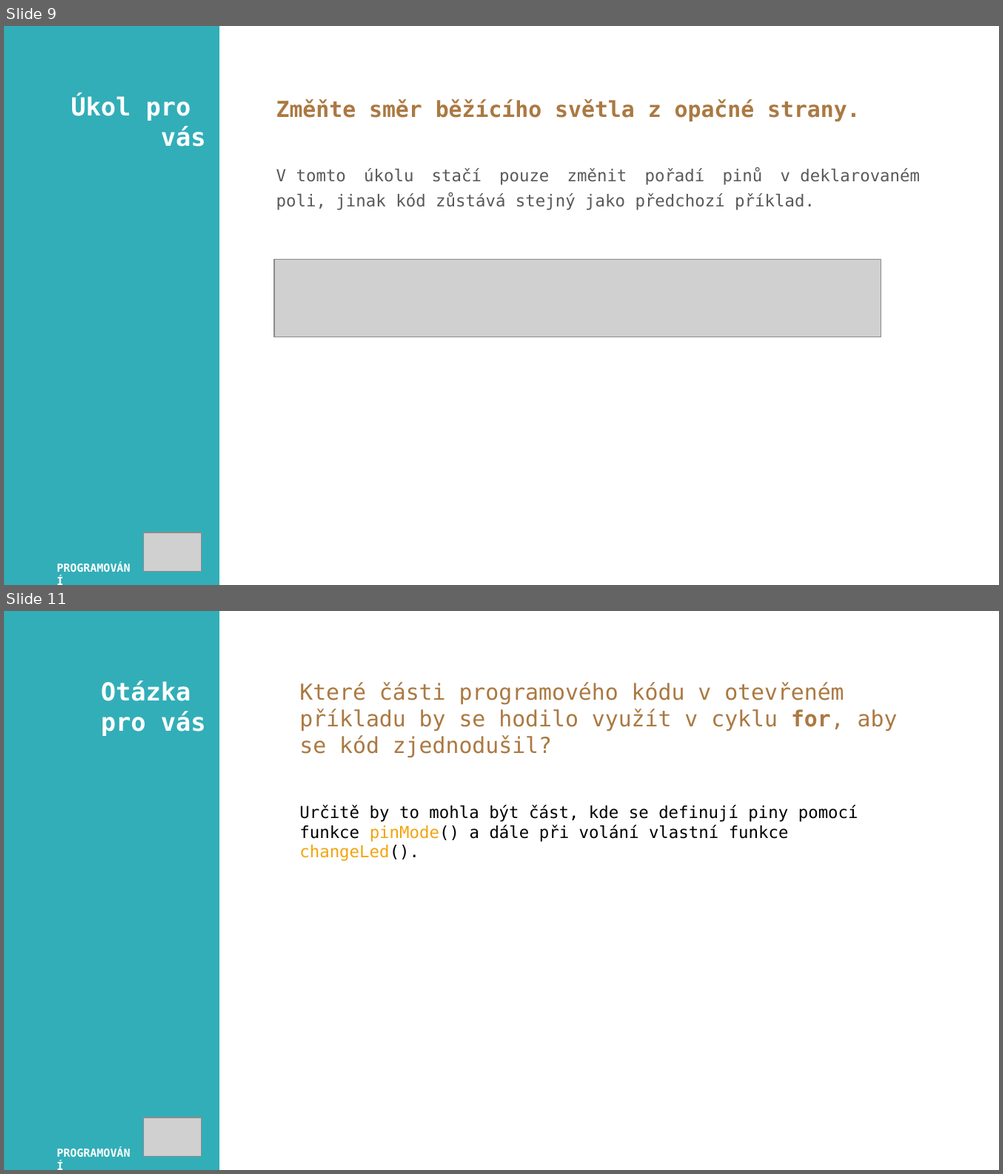
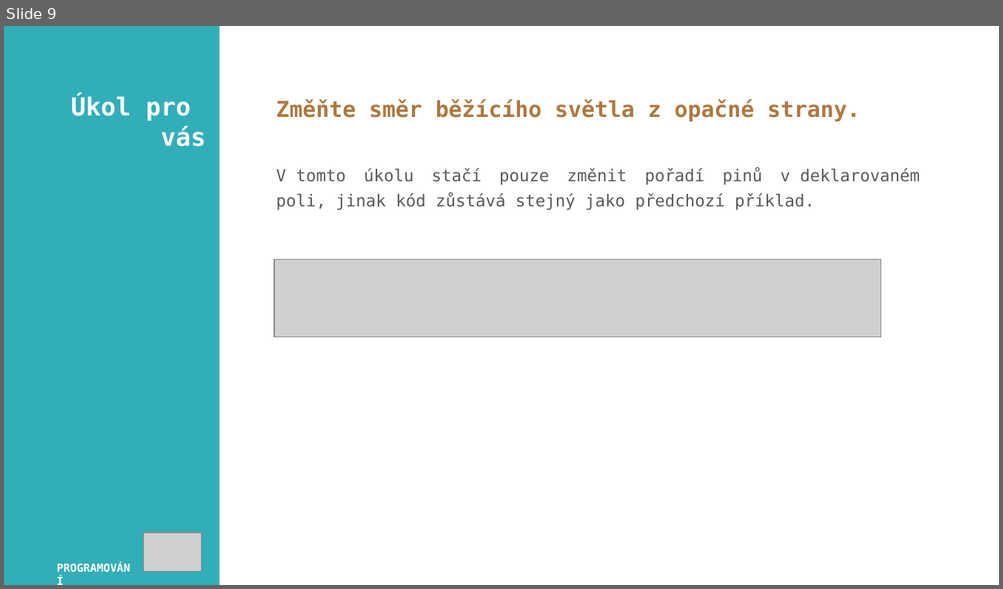
Before and after one commit to JanPrsala/PRIM, a slide deck: Experiments/Arduino/02_LED_ANIMATION/ppt/02_led_animace_for_pole.pptx. Shown one above the other, each under a label of ours: slides 9 and 11 before the commit, slide 9 after it; the slides between them are not shown. The pictures are 1003x1174 and 1003x589 pixels, drawn with LibreOffice and Linux fonts; fonts in the diff are those of the drawing; grey boxes stand for pictures. Boxes give left, top, right and bottom in pixels: in the first picture for what was removed or moved away, otherwise in the second. Text is boxed around its words. In the diff, an @@ line names an element or a change of style, - is before the commit and + after.

```diff
--- a/Experiments/Arduino/02_LED_ANIMATION/ppt/02_led_animace_for_pole.pptx
+++ b/Experiments/Arduino/02_LED_ANIMATION/ppt/02_led_animace_for_pole.pptx
@@ slide 11 removed at (4, 611, 999, 1170), background #FFFFFF @@
@@ rectangle removed at (4, 611, 219, 1170) @@
@@ text removed at (101, 681, 206, 736) @@
-Otázka
-pro vás
@@ text removed at (299, 682, 897, 758) @@
-Které části programového kódu v otevřeném příkladu by se hodilo využít v cyklu for, aby se kód zjednodušil?
@@ text removed at (299, 805, 858, 861) @@
-Určitě by to mohla být část, kde se definují piny pomocí funkce pinMode() a dále při volání vlastní funkce changeLed().
@@ picture removed at (143, 1118, 201, 1157) @@
@@ text removed at (47, 1141, 146, 1165) @@
-PROGRAMOVÁNÍ
```
Also in this commit, not shown: 1 slide added, 3 other slides removed, 32 other files.
